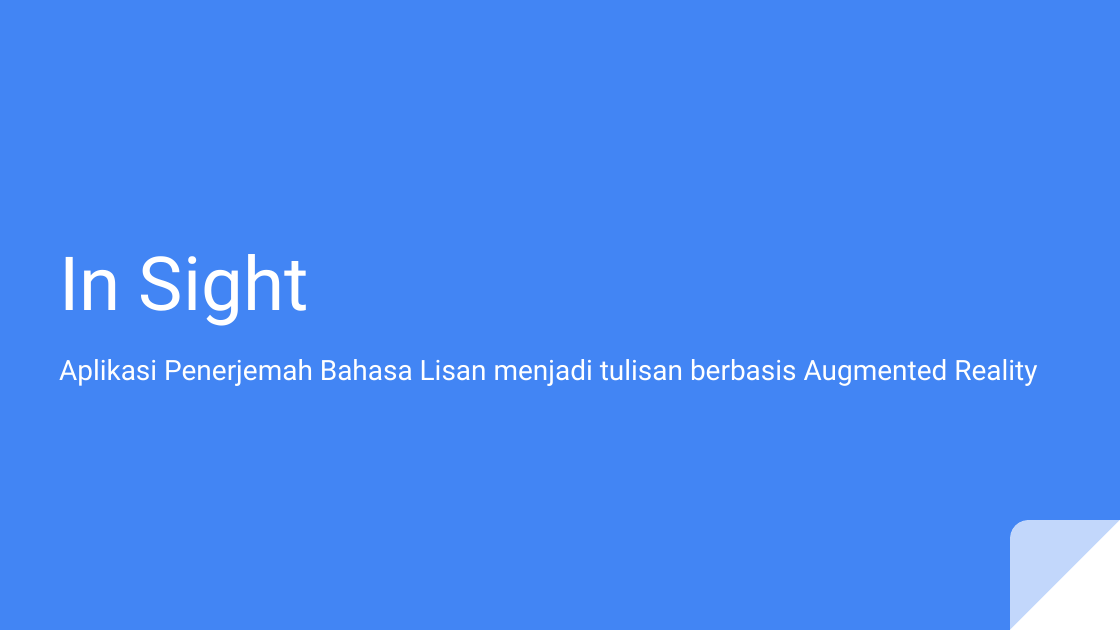
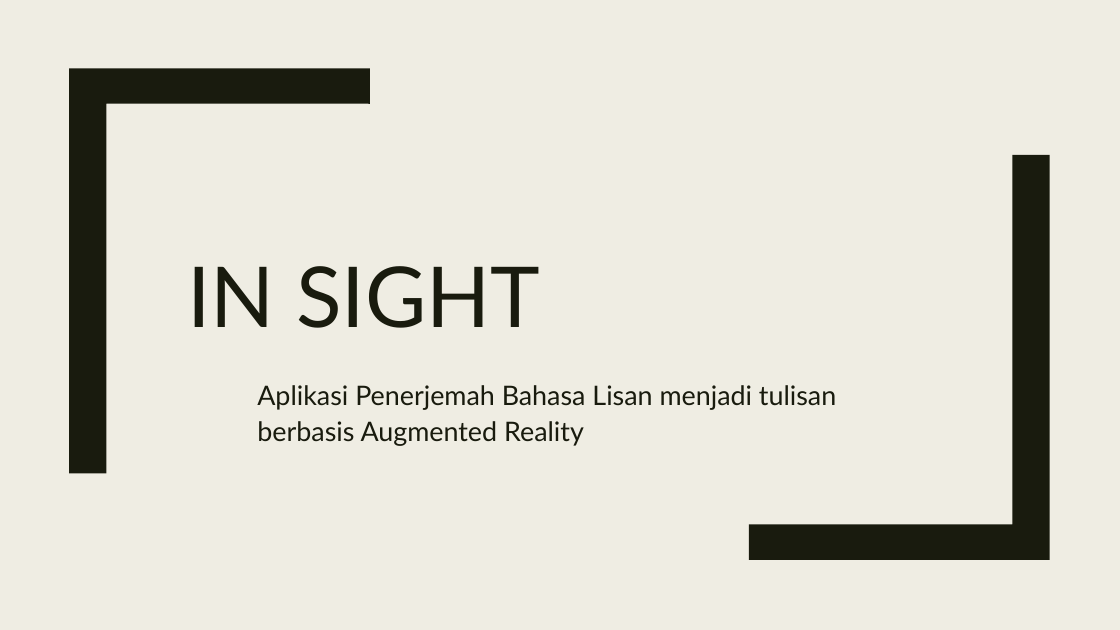
Before and after one commit to 2018-RealitasVirtualAugmentasi/tugas4-proposal-fp-ar-team-fuad, a slide deck: slide 4 of AUGMENTED REALITY.pptx. Drawn at 1120x630 pixels with LibreOffice and Linux fonts; fonts in the diff are those of the drawing. Boxes give left, top, right and bottom in pixels: in the first picture for what was removed or moved away, otherwise in the second. Text is boxed around its words. In the diff, an @@ line names an element or a change of style, - is before the commit and + after.

```diff
--- a/AUGMENTED REALITY.pptx
+++ b/AUGMENTED REALITY.pptx
@@ background #4285F4 to #EFEDE3 @@
@@ freeform shape added at (69,68,371,474), fill #191B0E @@
@@ freeform shape added at (749,155,1051,560), fill #191B0E @@
@@ title at (187,266,540,328): text changed; size 48 to 54 pt; font Roboto to Lato; text colour #FFFFFF to #191B0E @@
-In Sight
+IN SIGHT
@@ subtitle "Aplikasi Penerjemah Bahasa Lisan menjadi ...": place and size @@
-subtitle "Aplikasi Penerjemah Bahasa Lisan menjadi ..." at (59,359,1037,386)
+subtitle "Aplikasi Penerjemah Bahasa Lisan menjadi ..." at (257,385,836,446)
@@ subtitle "Aplikasi Penerjemah Bahasa Lisan menjadi ..." at (257,385,836,446): size 18 to 17.2 pt, font Roboto to Lato, text colour #FFFFFF to #191B0E; line spacing 1 to 1.12 @@
@@ right triangle removed at (1010,520,1120,629) @@
@@ round rect removed at (1010,520,1120,629) @@
```
Also in this commit, not shown: 7 other slides changed, 1 slide added, 1 slide removed.
